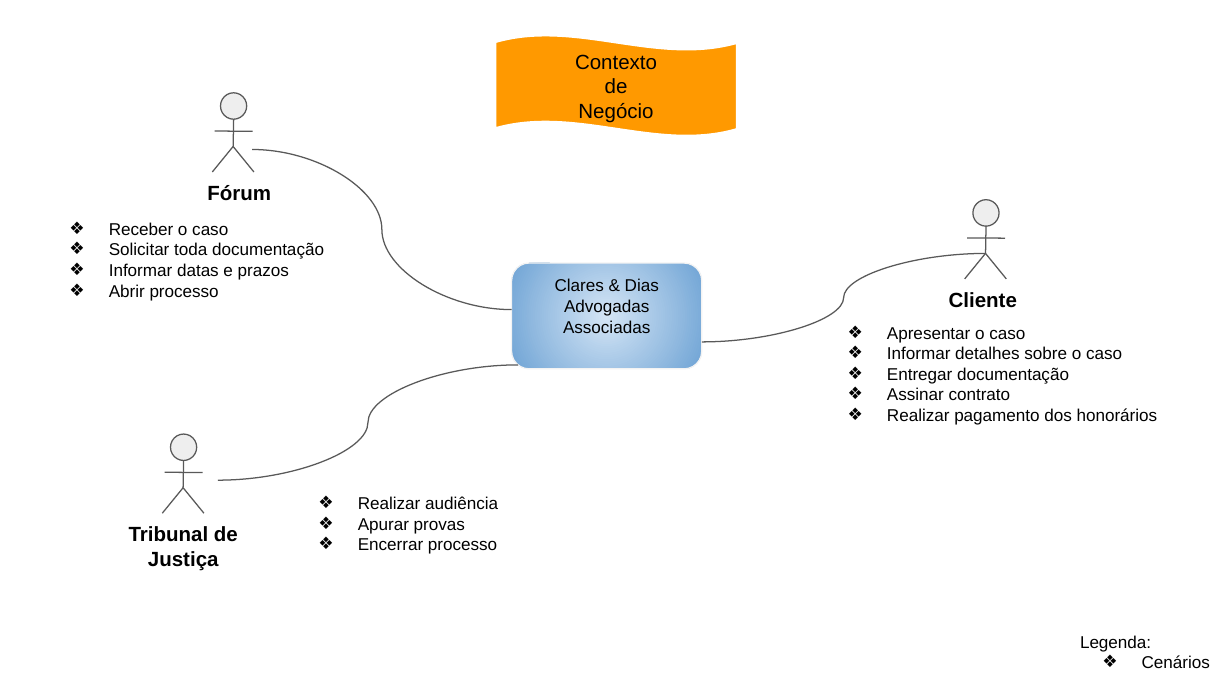
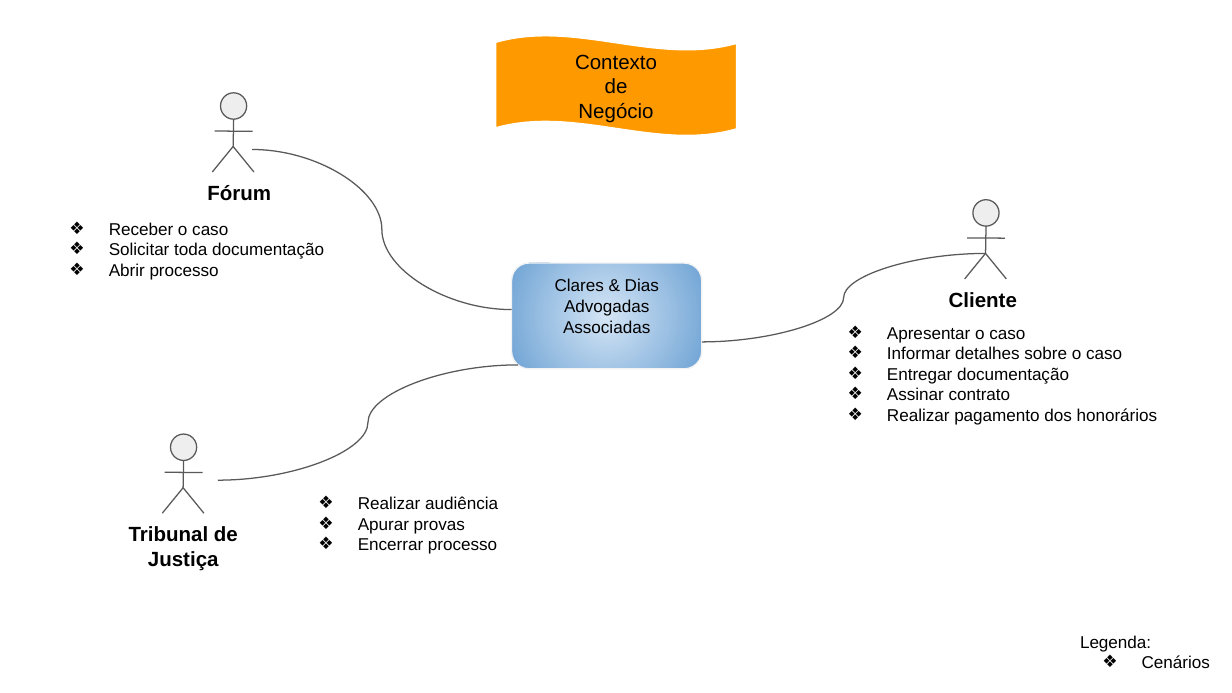
Before and after one commit to gonca-ads/Projeto_ADS, a slide deck: slide 1 of 15. Arquitetura de Negócio para cada Cenário.pptx. Drawn at 1232x693 pixels with LibreOffice and Linux fonts; fonts in the diff are those of the drawing. Boxes give left, top, right and bottom in pixels: in the first picture for what was removed or moved away, otherwise in the second. Text is boxed around its words. In the diff, an @@ line names an element or a change of style, - is before the commit and + after.

```diff
--- a/15. Arquitetura de Negócio para cada Cenário.pptx
+++ b/15. Arquitetura de Negócio para cada Cenário.pptx
@@ text at bbox=[109, 263, 289, 280]: paragraph removed @@
-❖ Informar datas e prazos
```
Also in this commit, not shown: 2 other slides changed, 1 slide removed, 4 other files.
